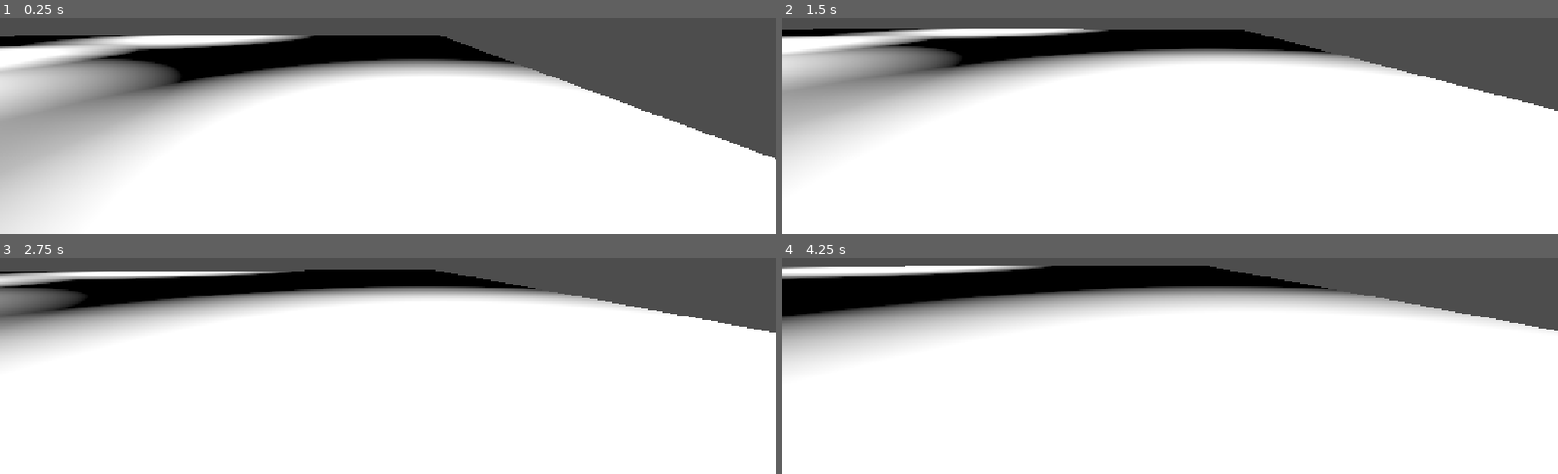
Above: before the commit, frames 1-4 (two rows, left to right).
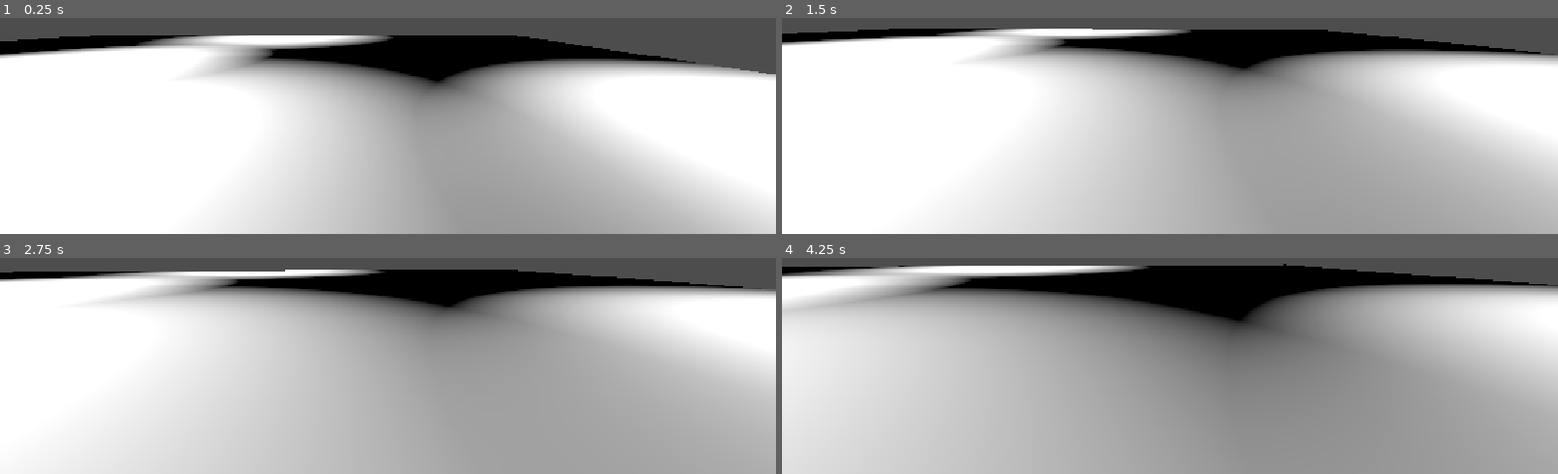
Above: after the commit, the same moments.

Repository: vrcdrafter/Snake-Run-2-
Game: Godot game, scene res://Scenes/experimetal_snake_ground_4V0.tscn
The game is run twice, just before and just after one commit, with the same random seed, the same clock (stepped at 60 frames per second) and the same inputs. This scene is started directly instead of the project's main scene.
Inputs (mouse positions are in pixels of both pictures, inside the frame that each line leads up to):
- Up to frame 1 (0.25 s): no input
- Up to frame 2 (1.5 s): tap Enter (ui_accept) at 0.5, 0.77 s; move the mouse to (outside the picture) at 0.52 s; hold Up (ui_up) from 0.53 s (still down); tap Y (add_snake) at 0.6 s; move the mouse to (outside the picture) at 1.27 s; tap E at 1.35 s
- Up to frame 3 (2.75 s): keep holding Up (ui_up); tap Enter (ui_accept) at 1.52 s; move the mouse to (outside the picture) at 2.02 s; hold Q from 2.03 s (still down)
- Up to frame 4 (4.25 s): keep holding Up (ui_up); move the mouse to (1162, 262) at 2.77 s; release Q at 2.78 s; tap Shift at 2.85 s; tap Enter (ui_accept) at 3.02, 3.77 s; move the mouse to (1224, 262) at 3.52 s; tap Alt at 3.6 s

The runs differ from the first frame. In frame 1, 65% of the frame differs, in the area x 0-100%, y 8-100%; in frame 2, 67%; in frame 3, 73%; in frame 4, 86%, in the area x 0-100%, y 2-100%.

Commit message:
added more logic , got it so it works with signals on 1 player

Diff:
--- a/snake_run_2/Scenes/experimetal_snake_ground_4V0.tscn
+++ b/snake_run_2/Scenes/experimetal_snake_ground_4V0.tscn
@@ -164,12 +164,12 @@
 spot_angle = 42.2129
 
 [node name="green" type="MeshInstance3D" parent="SubViewportContainer/SubViewport/Node3D" groups=["A", "anim_ensnare_1_001", "patrol_object"]]
-transform = Transform3D(1, 0, 0, 0, 1, 0, 0, 0, 1, 10.613, 2.17535, -3.92434)
+transform = Transform3D(1, 0, 0, 0, 1, 0, 0, 0, 1, 5.17805, 2.17535, -3.95116)
 mesh = SubResource("PrismMesh_7nt77")
 surface_material_override/0 = SubResource("StandardMaterial3D_ubood")
 
 [node name="yellpw" type="MeshInstance3D" parent="SubViewportContainer/SubViewport/Node3D" groups=["A", "anim_ensnare_1_001", "patrol_object"]]
-transform = Transform3D(1, 0, 0, 0, 1, 0, 0, 0, 1, 4.62858, 1.91779, 0.926405)
+transform = Transform3D(1, 0, 0, 0, 1, 0, 0, 0, 1, 4.62858, 1.91779, 2.36374)
 mesh = SubResource("PrismMesh_7nt77")
 surface_material_override/0 = SubResource("StandardMaterial3D_2lqy7")
 
@@ -336,7 +336,7 @@
 render_target_update_mode = 4
 
 [node name="Player" parent="GridContainer/SubViewportContainer2/SubViewport" groups=["A", "anim_ensnare_1_001"] instance=ExtResource("3_w2vjh")]
-transform = Transform3D(1, 0, 0, 0, 1, 0, 0, 0, 1, 34.2316, 4.36125, -1.24877)
+transform = Transform3D(1, 0, 0, 0, 1, 0, 0, 0, 1, 18.1374, 4.36125, -1.13608)
 
 [node name="AudioListener3D" parent="GridContainer/SubViewportContainer2/SubViewport/Player" index="2"]
 current = true
--- a/snake_run_2/Scenes/snake_controller_4v1.gd
+++ b/snake_run_2/Scenes/snake_controller_4v1.gd
@@ -25,6 +25,8 @@
 #THIS IS THE VARIABLE THAT KEEPS TRACK OF WHAT FRAMES TO SKIP
 var skip_frame :int = 1
 
+var locked_on_player :bool = true
+
 
 func _ready() -> void:
 
@@ -85,11 +87,14 @@
 
 			var non_player_target_distance :float = tri_array[0].global_position.distance_to(snake_target.global_position)
 			# if condition if its just a relay point
-			var player_distance :float = tri_array[0].global_position.distance_to(player.global_position)
-			if player_distance < 5:
+
+			if found_player and locked_on_player:
+				# so if you found the player start chase , and lock it in ,
 				# chase player
-				snake_target = player
+				var name_local = snake_target.name
+				snake_target = target_player
 				snake_state = "chase"
+				locked_on_player = false # meaning I dont want you to switch to other players
 			else:
 				if non_player_target_distance < 1 and not snake_target.is_in_group("A"):
 					# pick new object
@@ -139,18 +144,19 @@
 					snake_state = "patrol"
 					ensnare_state = "path"
 
-		"chase":
+		"chase": # chase if for only if your after the plaer
 			#find something to patrol to
 			aggressivness = 6
 			movement_speed = 6
 			#
 
+			#now for chase you need to be tracking  the found player detected in Patrol
 			set_movement_target(snake_target.global_position) # assigns target
 			nav_startup_physics_process(delta,tri_array[0]) #starts up the navigation server
 			#start tris following eachother
 			follower(delta,tri_array,bone_length)
 
-			var player_distance :float = tri_array[0].global_position.distance_to(player.global_position)
+			var player_distance :float = tri_array[0].global_position.distance_to(snake_target.global_position)
 
 			if player_distance < 1:
 				snake_state = "ensnare_anim"
@@ -158,7 +164,7 @@
 
 			if player_distance > 8: # give up chase
 				snake_state = "patrol"
-				snake_target = pick_new_target(snake_target) # get a new target too
+				snake_target = pick_new_target(snake_target) # get a new target too thats not the player
 
 
 		"ensnare_anim": # meaning animated ensnarement
@@ -175,7 +181,7 @@
 					make_ensnarement_curve(ensnarement_points,tri_array,snake_target,animation_curve)
 					move_segments_to_path()
 					ensnare_state = "run"
-					if snake_target == player:
+					if snake_target == target_player: # meaning you have the player and not some inatimate object
 						emit_signal("ensnared") # good to put this signal here because path is only written once
 				"run":
 
@@ -187,7 +193,7 @@
 						ensnare_state = "run_animation"
 
 					elif local_target_distance > 2.3:
-
+						# meaning the prey escaped
 						ensnare_state = "abort"
 					else :
 						pass
@@ -210,18 +216,14 @@
 						snake_animations.play(target_animation)
 						transform_onestart = false
 					# check to see if player gets close
-					var player_distance :float = self.global_position.distance_to(player.global_position) # the reason why its self .global is because of the animation transform
-					if player_distance < 5 and not snake_target == player: # but what if your after the player , ( problem here )
-						# chase player
-						# force timer to conclude
+					# so reset so that the signal is ready again
+
+
+					# check for signal now like in the chase routine
+					if found_player:
+						snake_target = target_player
+						locked_on_player = false # meaning I dont want you to switch to other players
 						timer_up = true
-						snake_target = player
-					if player_distance > 3 and  snake_target == player:
-						timer_up = true
-
-
-
-
 
 					if onestart:
 						timer_move_on.start() # start the timer for how long to be there .
@@ -246,7 +248,10 @@
 						self.global_transform = transform_save# remember to restore the transform
 
 						# also pick new target ( made a function )
-						snake_target = pick_new_target(snake_target)
+						if snake_target.name.contains("Player"):
+							pass # move along
+						else:
+							snake_target = pick_new_target(snake_target) # make this so theres a otpion to target the player!!!!!!!!!!!!!!!
 						timer_up = false
 
 
@@ -256,6 +261,9 @@
 					move_segments_back_normal()
 					snake_state = "patrol"
 					ensnare_state = "path"
+					# need to reset variable so that it can find the player again
+					found_player = false # so the signal can find a new player
+					locked_on_player = true #
 
 		"vore": # were not doing this in this kind of game
 			pass
--- a/snake_run_2/Scripts/snake_class.gd
+++ b/snake_run_2/Scripts/snake_class.gd
@@ -75,6 +75,11 @@
 
 signal ensnared
 
+# for finding players
+var found_player :bool = false
+var player_to_chase :Node3D
+var target_player :Node3D
+
 func _init() -> void:
 
 
@@ -446,7 +451,7 @@
 
 
 func connect_player_signals(): #what this does is connect the players signals if there on the scene
-	var player_to_chase
+
 	var test
 	var all_player :Array[Node] = get_tree().root.find_children("Detection","Area3D",true,false)
 	var chase_callable :Callable = Callable(self, "found_prey")
@@ -457,5 +462,6 @@
 
 
 func found_prey(player_to_chase,test):
-
+	found_player = true
 	print("found something to chase ",player_to_chase.name)
+	target_player = player_to_chase
